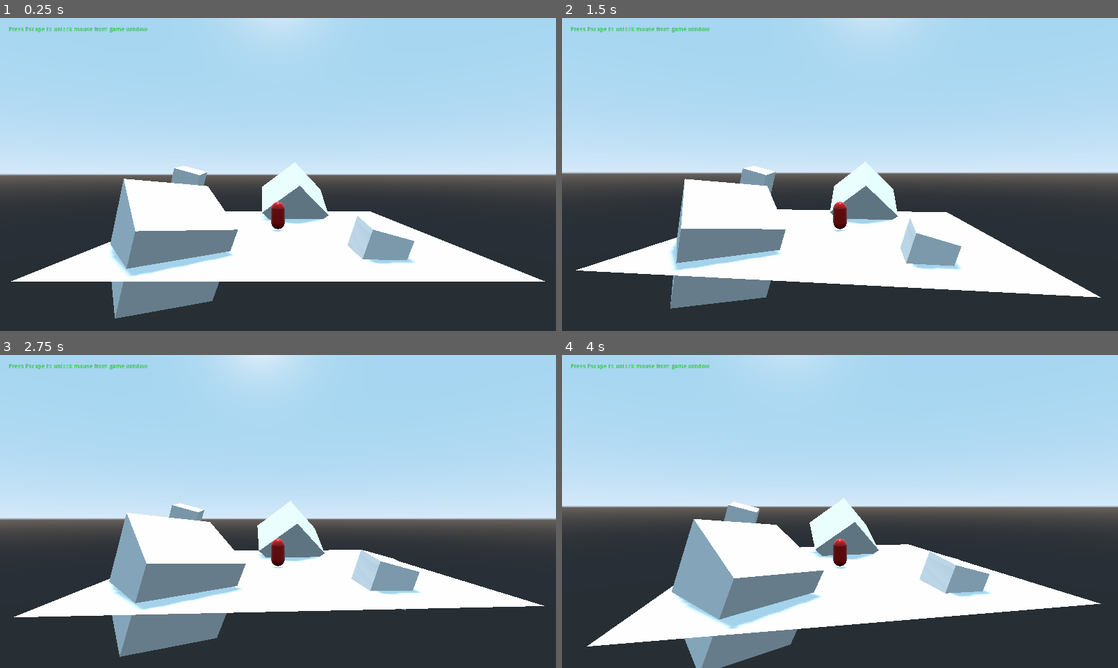
Above: before the commit, frames 1-4 (two rows, left to right).
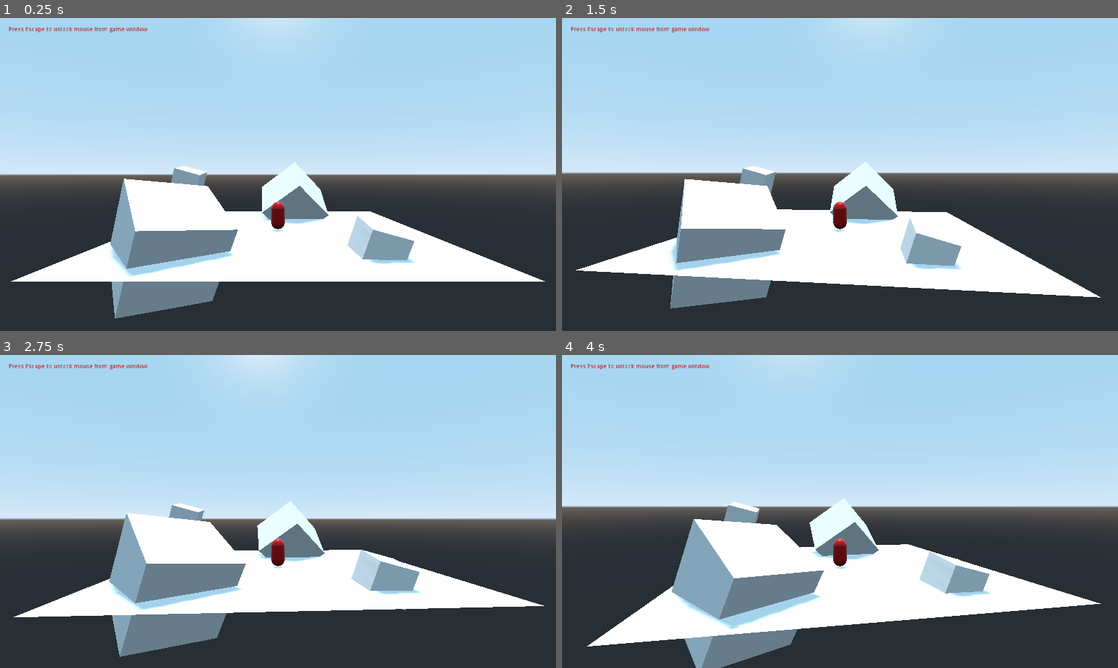
Above: after the commit, the same moments.

Repository: Tobalation/Godot-orbit-camera
Game: Godot game, scene res://test.tscn
The game is run twice, just before and just after one commit, with the same random seed, the same clock (stepped at 60 frames per second) and the same inputs.
Inputs (mouse positions are in pixels of both pictures, inside the frame that each line leads up to):
- Up to frame 1 (0.25 s): no input
- Up to frame 2 (1.5 s): tap Enter at 0.5 s; move the mouse to (867, 174) at 0.52 s; tap Space at 1.25 s; move the mouse to (812, 174) at 1.27 s
- Up to frame 3 (2.75 s): tap Enter at 2 s; move the mouse to (289, 505) at 2.02 s
- Up to frame 4 (4 s): tap Space at 2.75 s; move the mouse to (834, 517) at 2.77 s; tap Enter at 3.5 s; move the mouse to (878, 514) at 3.52 s

The runs differ from the first frame. In frame 1, 0.2% of the frame differs, in the area x 1-27%, y 2-5%; in frame 2, 0.2%; in frame 3, 0.2%; in frame 4, 0.2%.

Commit message:
Added ready to use node

Diff:
--- /dev/null
+++ b/OrbitCamera.tscn
@@ -0,0 +1,80 @@
+[gd_scene load_steps=2 format=2]
+
+[sub_resource type="GDScript" id=1]
+script/source = "extends Spatial
+
+# Control variables
+export var maxPitch : float = 45
+export var minPitch : float = -45
+export var maxZoom : float = 20
+export var minZoom : float = 4
+export var zoomStep : float = 2
+export var zoomYStep : float = 0.25
+export var verticalSensitivity : float = 0.002
+export var horizontalSensitivity : float = 0.002
+export var camLerpSpeed : float = 16
+export var camYOffset : float = 4
+export var camZOffset : float = 1.5
+export(NodePath) var target
+
+# Private variables
+var camTarget : Spatial = null
+var cam : Camera
+var curZoom : float = 0.0
+
+func _ready() -> void:
+	# Setup node references
+	camTarget = get_node(target)
+	cam = get_node(\"Camera\")
+	# Setup camera position in rig
+	cam.translate(Vector3(0,camYOffset,maxZoom))
+	curZoom = cam.transform.origin.distance_to(camTarget.global_transform.origin)
+
+func _input(event) -> void:
+	if event is InputEventMouseMotion:
+		# Rotate the rig around the target
+		rotate_y(-event.relative.x * horizontalSensitivity)
+		rotation.x = clamp(rotation.x - event.relative.y * verticalSensitivity, deg2rad(minPitch), deg2rad(maxPitch))
+		orthonormalize()
+
+	if event is InputEventMouseButton:
+		# Change zoom level on mouse wheel rotation
+		if event.is_pressed():
+			if event.button_index == BUTTON_WHEEL_UP and curZoom > minZoom:
+				curZoom -= zoomStep
+				camYOffset -= zoomYStep
+			if event.button_index == BUTTON_WHEEL_DOWN and curZoom < maxZoom:
+				curZoom += zoomStep
+				camYOffset += zoomYStep
+
+func _physics_process(delta) -> void:
+	# Find the closest point that is blocking the camera
+	var rayOrigin = camTarget.global_transform.origin + Vector3(0,camYOffset,0)
+	var rayTarget = to_global(cam.transform.origin + Vector3(0,0,camZOffset))
+	var obstacle = get_world().direct_space_state.intersect_ray(rayOrigin, rayTarget,[camTarget])
+	# If a collison shape is blocking the camera, reposition the camera
+	if not obstacle.empty():
+		# Get distance to blocking point
+		var offset = rayOrigin.distance_to(obstacle.position)
+		# Offset the camera in the rig
+		if offset < curZoom:
+			cam.set_translation(cam.translation.linear_interpolate(Vector3(0,camYOffset,offset),delta * camLerpSpeed))
+		else:
+			cam.set_translation(cam.translation.linear_interpolate(Vector3(0,camYOffset,curZoom),delta * camLerpSpeed))
+	else:
+		cam.set_translation(cam.translation.linear_interpolate(Vector3(0,camYOffset,curZoom),delta * camLerpSpeed))
+
+	# Translate the rig to the target
+	set_translation(camTarget.global_transform.origin)
+"
+
+[node name="CameraRig" type="Spatial"]
+script = SubResource( 1 )
+
+[node name="Camera" type="Camera" parent="."]
+keep_aspect = 0
+current = true
+fov = 90.0
+size = 7.31429
+near = 0.1
+far = 2000.0
--- a/test.tscn
+++ b/test.tscn
@@ -129,5 +129,5 @@
 margin_top = 20.0
 margin_right = 361.0
 margin_bottom = 126.0
-custom_colors/font_color = Color( 0, 1, 0, 1 )
+custom_colors/font_color = Color( 1, 0, 0, 1 )
 text = "Press Escape to unlock mouse from game window"
Not shown, changed: README.md
